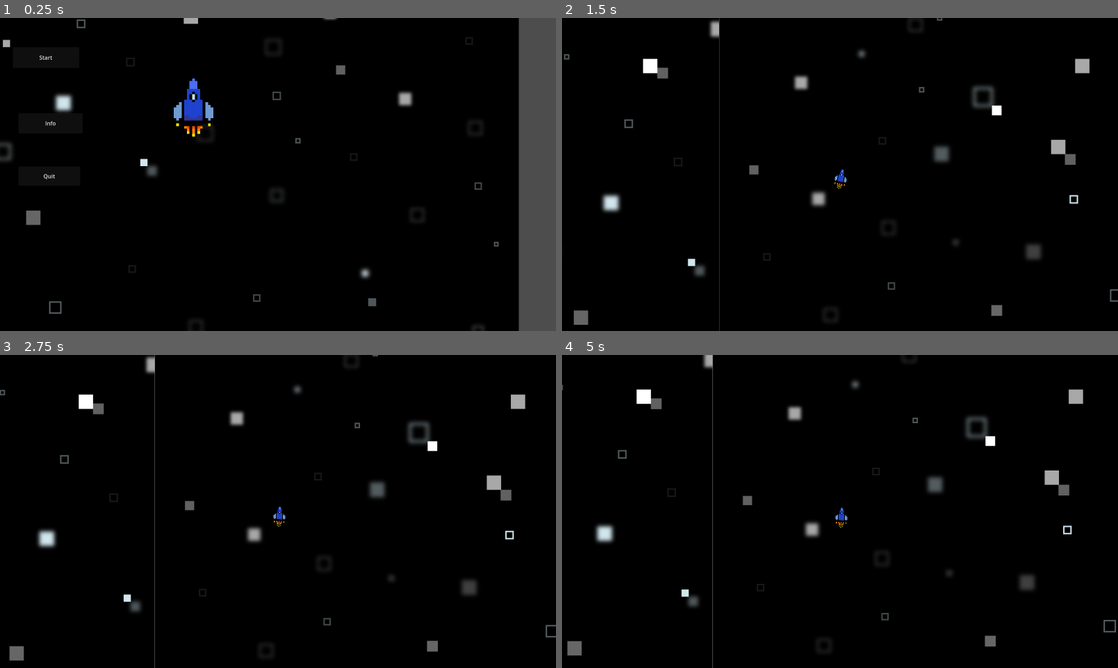
Above: before the commit, frames 1-4 (two rows, left to right).
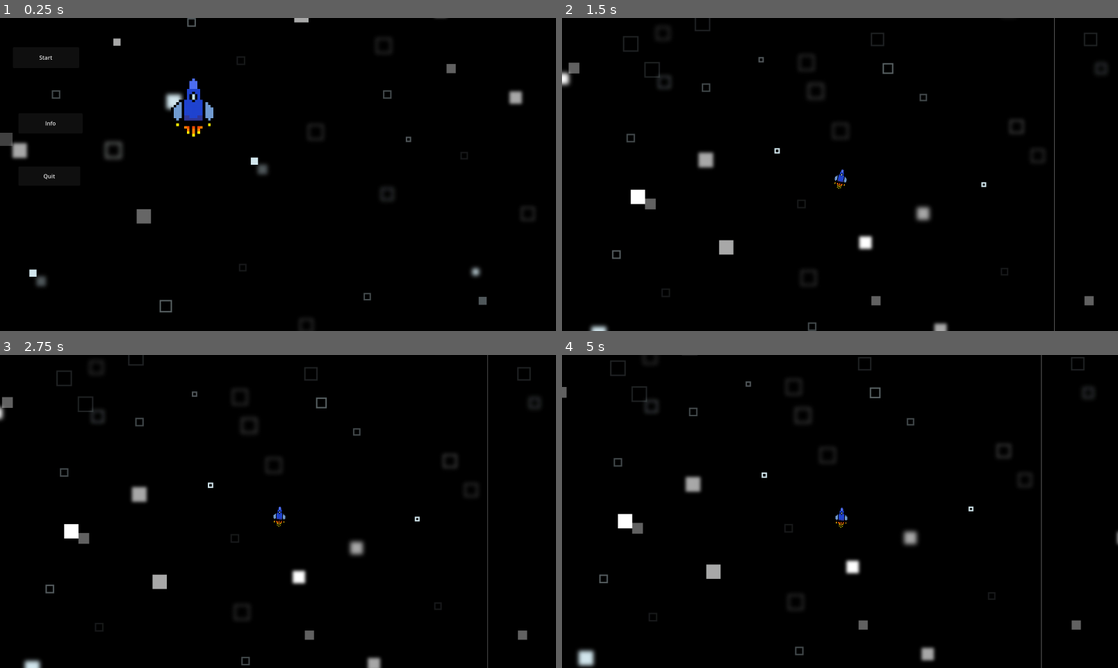
Above: after the commit, the same moments.

Repository: LagkageGobler/SpaceGameFool
Game: Godot game, scene res://menu.tscn
The game is run twice, just before and just after one commit, with the same random seed, the same clock (stepped at 60 frames per second) and the same inputs. The project has no main scene, so this scene is started directly.
Inputs:
- Up to frame 1 (0.25 s): no input
- Up to frame 2 (1.5 s): click "Start" at 0.5 s; hold D (Rightthrust) from 1.28 s (still down)
- Up to frame 3 (2.75 s): release D (Rightthrust) at 2.03 s; hold A (Leftthrust) from 2.03 s (still down)
- Up to frame 4 (5 s): release A (Leftthrust) at 2.78 s; hold D (Rightthrust) 2.78-3.53 s; hold S (Dethrust) 3.53-4.28 s; hold A (Leftthrust) from 4.28 s (still down)

The runs differ from the first frame. In frame 1, 9.3% of the frame differs, in the area x 0-100%, y 0-100%; in frame 2, 4.2%; in frame 3, 4.2%; in frame 4, 4.4%.

Commit message:
lavet win/lose menu

Diff:
--- /dev/null
+++ b/rumskip/lose_menu.gd
@@ -0,0 +1,9 @@
+extends Control
+
+
+
+func _on_back_pressed() -> void:
+	get_tree().change_scene_to_file("res://menu.tscn")
+
+func _on_start_pressed() -> void:
+	get_tree().change_scene_to_file("res://moon an starsky.tscn")
--- /dev/null
+++ b/rumskip/lose_menu.tscn
@@ -0,0 +1,59 @@
+[gd_scene load_steps=5 format=3 uid="uid://bvfyo7uhley4b"]
+
+[ext_resource type="Script" path="res://lose_menu.gd" id="1_65d1h"]
+[ext_resource type="Texture2D" uid="uid://bjumgm38goq7v" path="res://rumskip/star sky.jpg" id="1_rxsoh"]
+[ext_resource type="Texture2D" uid="uid://837huuusf5k3" path="res://rumskip/moon.png" id="2_gmc5q"]
+[ext_resource type="Texture2D" uid="uid://bkn1abydwm83p" path="res://rumskip/død.png" id="3_2gltd"]
+
+[node name="lose menu" type="Control"]
+layout_mode = 3
+anchors_preset = 15
+anchor_right = 1.0
+anchor_bottom = 1.0
+grow_horizontal = 2
+grow_vertical = 2
+script = ExtResource("1_65d1h")
+
+[node name="StarSky" type="Sprite2D" parent="."]
+position = Vector2(1212, 309)
+texture = ExtResource("1_rxsoh")
+
+[node name="Moon" type="Sprite2D" parent="."]
+position = Vector2(802, 429)
+texture = ExtResource("2_gmc5q")
+
+[node name="TextEdit" type="TextEdit" parent="."]
+layout_mode = 0
+offset_left = 643.0
+offset_top = 220.0
+offset_right = 934.0
+offset_bottom = 314.0
+theme_override_colors/font_color = Color(1, 0, 0, 1)
+theme_override_font_sizes/font_size = 40
+text = "you dead bro"
+
+[node name="Død" type="Sprite2D" parent="."]
+position = Vector2(862, 569)
+rotation = 2.75238
+scale = Vector2(0.2, 0.2)
+texture = ExtResource("3_2gltd")
+
+[node name="back" type="Button" parent="."]
+layout_mode = 0
+offset_left = 219.0
+offset_top = 590.0
+offset_right = 470.0
+offset_bottom = 701.0
+theme_override_font_sizes/font_size = 28
+text = "Back to menu"
+
+[node name="start" type="Button" parent="."]
+layout_mode = 0
+offset_left = 1271.0
+offset_top = 593.0
+offset_right = 1503.0
+offset_bottom = 703.0
+text = "start agen"
+
+[connection signal="pressed" from="back" to="." method="_on_back_pressed"]
+[connection signal="pressed" from="start" to="." method="_on_start_pressed"]
--- a/rumskip/menu.tscn
+++ b/rumskip/menu.tscn
@@ -14,7 +14,7 @@
 script = ExtResource("1_61ca7")
 
 [node name="StarSky" type="Sprite2D" parent="."]
-position = Vector2(-7, 8)
+position = Vector2(311, 4)
 texture = ExtResource("1_5blmm")
 
 [node name="MellemMaget" type="Sprite2D" parent="."]
--- a/rumskip/moon an starsky.tscn
+++ b/rumskip/moon an starsky.tscn
@@ -12,8 +12,8 @@
 [node name="ParallaxBackground" type="ParallaxBackground" parent="."]
 
 [node name="ParallaxLayer" type="ParallaxLayer" parent="ParallaxBackground"]
-motion_scale = Vector2(0.1, 0.1)
-motion_mirroring = Vector2(2000, 2000)
+motion_scale = Vector2(0.2, 0.2)
+motion_mirroring = Vector2(3000, 2000)
 
 [node name="Sprite2D" type="Sprite2D" parent="ParallaxBackground/ParallaxLayer"]
 position = Vector2(-13, -81)
--- /dev/null
+++ b/rumskip/win menu.tscn
@@ -0,0 +1,64 @@
+[gd_scene load_steps=6 format=3 uid="uid://bm1v2v2jsewp4"]
+
+[ext_resource type="Script" path="res://win_menu.gd" id="1_3rpco"]
+[ext_resource type="Texture2D" uid="uid://bjumgm38goq7v" path="res://rumskip/star sky.jpg" id="1_d81nj"]
+[ext_resource type="Texture2D" uid="uid://837huuusf5k3" path="res://rumskip/moon.png" id="2_eps5f"]
+[ext_resource type="Texture2D" uid="uid://bt6fwsdkhei3e" path="res://rumskip/flot rumskip.png" id="3_rj8d1"]
+
+[sub_resource type="Theme" id="Theme_i77fk"]
+/fonts/20 = null
+
+[node name="Control" type="Control"]
+layout_mode = 3
+anchors_preset = 15
+anchor_right = 1.0
+anchor_bottom = 1.0
+grow_horizontal = 2
+grow_vertical = 2
+script = ExtResource("1_3rpco")
+
+[node name="StarSky" type="Sprite2D" parent="."]
+position = Vector2(1214, 130)
+texture = ExtResource("1_d81nj")
+
+[node name="Moon" type="Sprite2D" parent="."]
+position = Vector2(807, 425)
+texture = ExtResource("2_eps5f")
+
+[node name="FlotRumskip" type="Sprite2D" parent="."]
+position = Vector2(720, 605)
+scale = Vector2(0.2, 0.2)
+texture = ExtResource("3_rj8d1")
+
+[node name="TextEdit" type="TextEdit" parent="."]
+layout_mode = 0
+offset_left = 553.0
+offset_top = 220.0
+offset_right = 905.0
+offset_bottom = 297.0
+theme = SubResource("Theme_i77fk")
+theme_override_colors/font_readonly_color = Color(0, 1, 0, 1)
+theme_override_font_sizes/font_size = 33
+text = "You landet sucsesfuli"
+editable = false
+
+[node name="back to menu" type="Button" parent="."]
+layout_mode = 0
+offset_left = 132.0
+offset_top = 682.0
+offset_right = 448.0
+offset_bottom = 802.0
+theme_override_font_sizes/font_size = 28
+text = "Back to menu"
+
+[node name="go agen" type="Button" parent="."]
+layout_mode = 0
+offset_left = 1171.0
+offset_top = 702.0
+offset_right = 1443.0
+offset_bottom = 800.0
+theme_override_font_sizes/font_size = 28
+text = "go agen"
+
+[connection signal="pressed" from="back to menu" to="." method="_on_back_to_menu_pressed"]
+[connection signal="pressed" from="go agen" to="." method="_on_go_agen_pressed"]
--- /dev/null
+++ b/rumskip/win_menu.gd
@@ -0,0 +1,10 @@
+extends Control
+
+
+
+func _on_back_to_menu_pressed() -> void:
+	get_tree().change_scene_to_file("res://menu.tscn")
+
+
+func _on_go_agen_pressed() -> void:
+	get_tree().change_scene_to_file("res://moon an starsky.tscn")
Binary file added: rumskip/rumskip/død.png
Not shown, added: rumskip/rumskip/død.png.import
